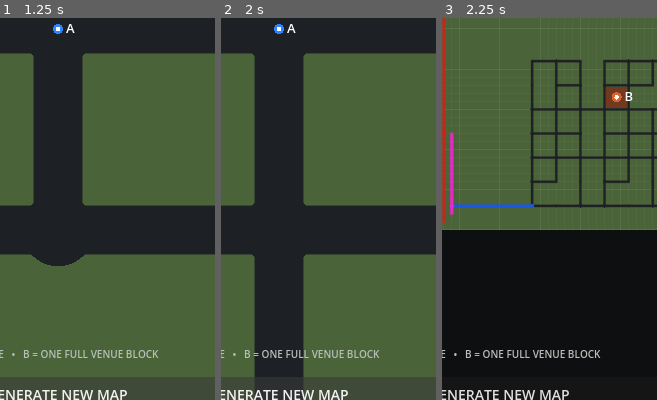
Above: before the commit, frames 1-3 (left to right).
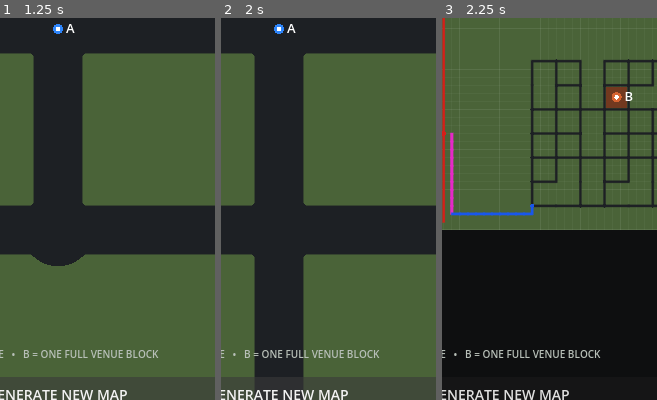
Above: after the commit, the same moments.

Repository: patrickcallahancomedy/comedian
Game: Godot game, scene res://scenes/drive/grid_world_prototype.tscn
The game is run twice, just before and just after one commit, with the same random seed, the same clock (stepped at 60 frames per second) and the same inputs. This scene is started directly instead of the project's main scene.
Inputs:
- Up to frame 1 (1.25 s): click "GENERATE NEW MAP" at 0.5 s
- Up to frame 2 (2 s): click "GENERATE NEW MAP" at 1.25 s
- Up to frame 3 (2.25 s): click "WHOLE MAP" at 2 s
The pictures show only the part of the screen within x 37-87%, y 47-97%; the shares and areas given below are measured in that part.

Frames 1-2 are identical in both runs. In frame 3, 0.8% of the frame differs, in the area x 3-43%, y 48-52%.

Commit message:
Make blue connectors meet pink lane ends cleanly

Diff:
--- a/godot/scripts/drive/grid_world_generator.gd
+++ b/godot/scripts/drive/grid_world_generator.gd
@@ -704,24 +704,73 @@
 		city_connector_target
 	)
 
-	_add_grid_path(
+	_add_connector_to_auxiliary_lane(
 		Vector2i(nodes[neighborhood_gateway]),
 		neighborhood_connector_target,
+		horizontal,
+		neighborhood_rect
+	)
+	_add_connector_to_auxiliary_lane(
+		Vector2i(nodes[city_gateway]),
+		city_connector_target,
+		horizontal,
+		city_rect
+	)
+
+	gateway_distance = Vector2(
+		nodes[neighborhood_gateway]
+	).distance_to(Vector2(nodes[city_gateway]))
+
+
+
+func _add_connector_to_auxiliary_lane(
+	start: Vector2i,
+	target: Vector2i,
+	horizontal_highway: bool,
+	local_rect: Rect2i
+) -> void:
+	# Blue must meet the END of pink instead of overlapping the pink lane.
+	# Force the final blue segment to approach perpendicular to the highway.
+	var approach := target
+	var center := Vector2i(local_rect.get_center())
+
+	if horizontal_highway:
+		approach.y = start.y
+		if approach.y == target.y:
+			var direction := signi(center.y - target.y)
+			if direction == 0:
+				direction = 1 if target.y < GRID_SIZE / 2 else -1
+			approach.y = clampi(
+				target.y + direction * CONNECTOR_STEP,
+				0,
+				GRID_SIZE - 1
+			)
+	else:
+		approach.x = start.x
+		if approach.x == target.x:
+			var direction := signi(center.x - target.x)
+			if direction == 0:
+				direction = 1 if target.x < GRID_SIZE / 2 else -1
+			approach.x = clampi(
+				target.x + direction * CONNECTOR_STEP,
+				0,
+				GRID_SIZE - 1
+			)
+
+	_add_grid_path(
+		start,
+		approach,
 		RoadClass.CONNECTOR,
 		CONNECTOR_STEP,
 		false
 	)
 	_add_grid_path(
-		Vector2i(nodes[city_gateway]),
-		city_connector_target,
+		approach,
+		target,
 		RoadClass.CONNECTOR,
 		CONNECTOR_STEP,
 		false
 	)
-
-	gateway_distance = Vector2(
-		nodes[neighborhood_gateway]
-	).distance_to(Vector2(nodes[city_gateway]))
 
 
 func _build_parallel_highway_access(
